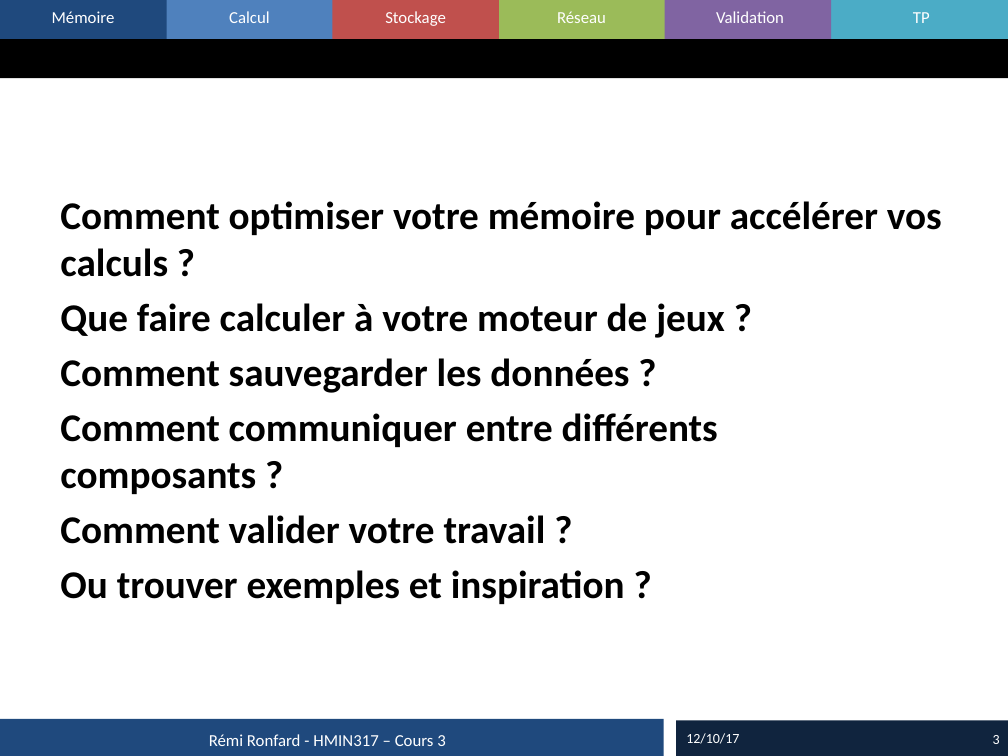
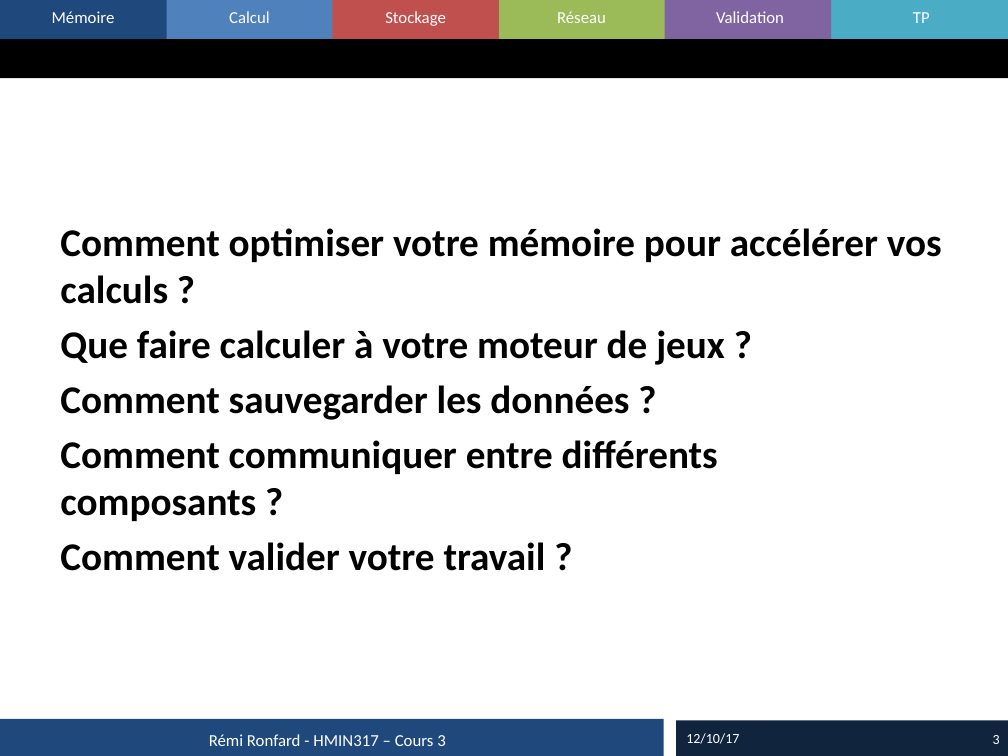
Before and after one commit to master-imagina/hmin317, a slide deck: slide 3 of 2017_03_Optimisation.pptx. Drawn at 1008x756 pixels with LibreOffice and Linux fonts; fonts in the diff are those of the drawing. Boxes give left, top, right and bottom in pixels: in the first picture for what was removed or moved away, otherwise in the second. Text is boxed around its words. In the diff, an @@ line names an element or a change of style, - is before the commit and + after.

```diff
--- a/2017_03_Optimisation.pptx
+++ b/2017_03_Optimisation.pptx
@@ text at bbox=[60, 570, 625, 604]: paragraph removed @@
-Ou trouver exemples et inspiration ?
```
Also in this commit, not shown: 3 other files.
